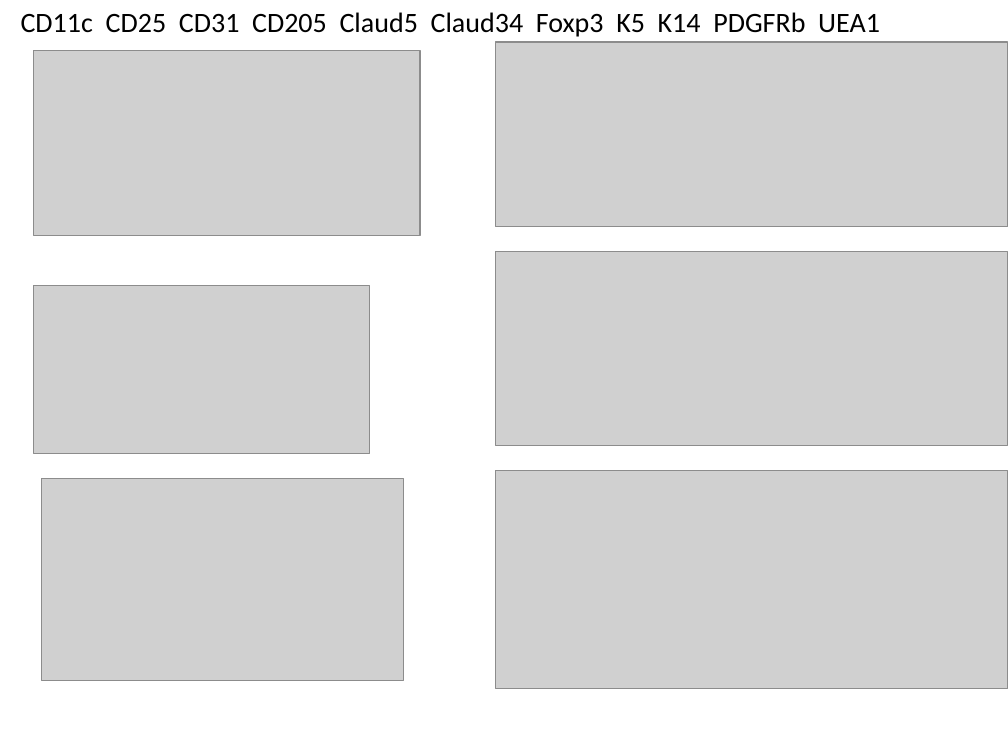
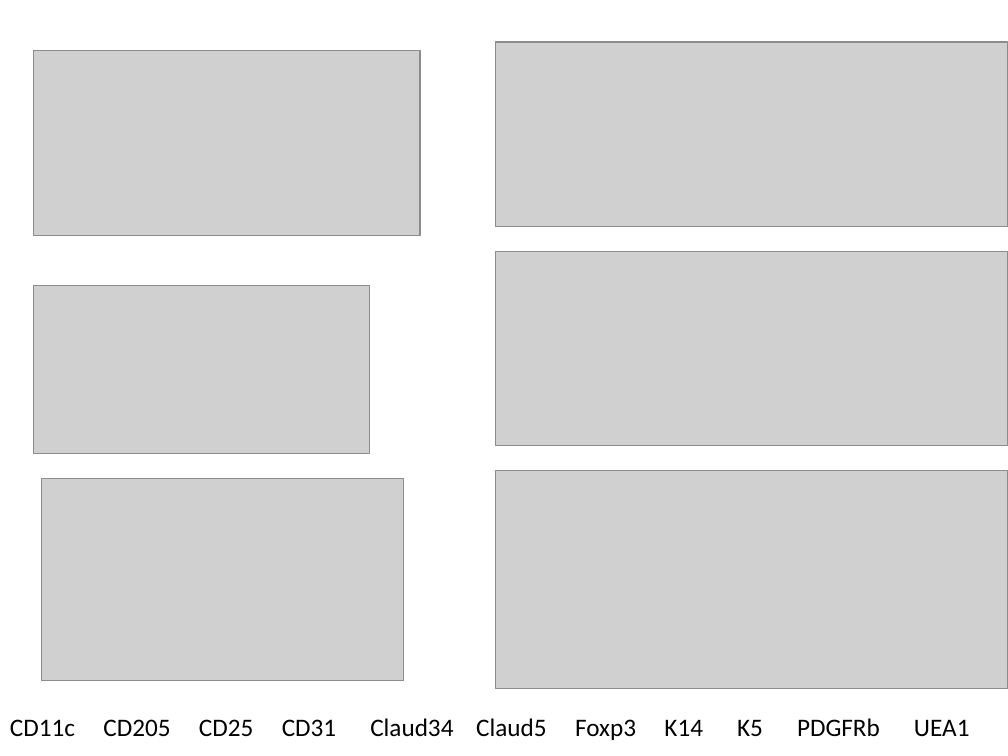
Before and after one commit to mrougeau7/Thymus, a slide deck: slide 6 of Clustering Results Word Doc/Mutant2_150_Norm_Analysis_K4.pptx. Drawn at 1008x756 pixels with LibreOffice and Linux fonts; fonts in the diff are those of the drawing; grey boxes stand for pictures. Boxes give left, top, right and bottom in pixels: in the first picture for what was removed or moved away, otherwise in the second. Text is boxed around its words. In the diff, an @@ line names an element or a change of style, - is before the commit and + after.

```diff
--- a/Clustering Results Word Doc/Mutant2_150_Norm_Analysis_K4.pptx
+++ b/Clustering Results Word Doc/Mutant2_150_Norm_Analysis_K4.pptx
@@ text at (x1=10, y1=718, x2=970, y2=740): text changed; size 20 to 18 pt @@
-CD11c CD25 CD31 CD205 Claud5 Claud34 Foxp3 K5 K14 PDGFRb UEA1
+CD11c CD205 CD25 CD31 Claud34 Claud5 Foxp3 K14 K5 PDGFRb UEA1
```
Also in this commit, not shown: 6 other slides changed, 11 other files.
